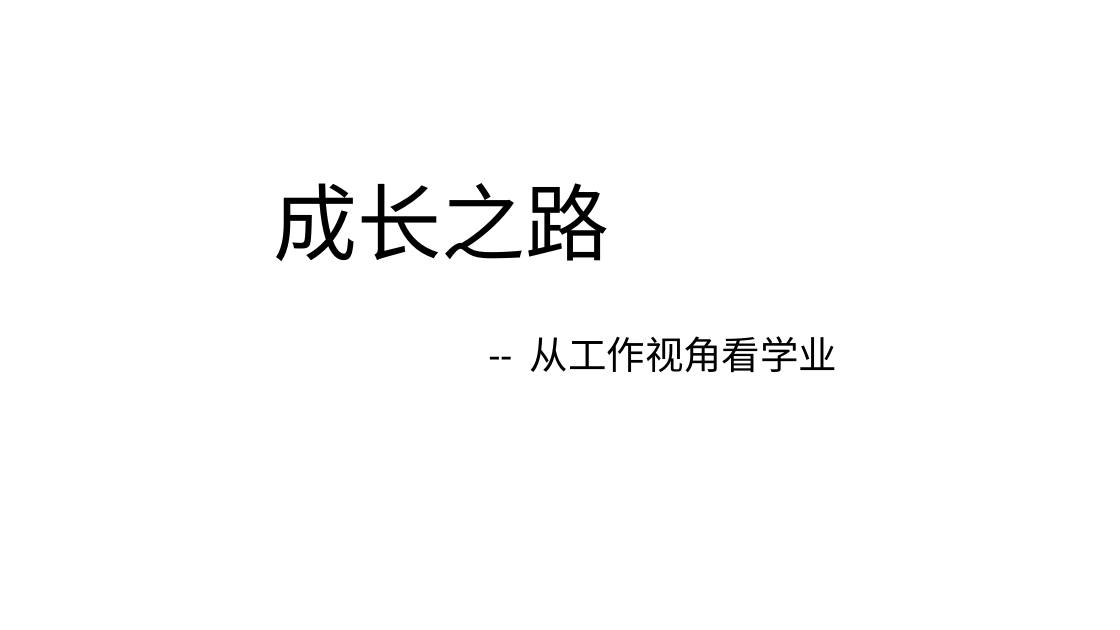
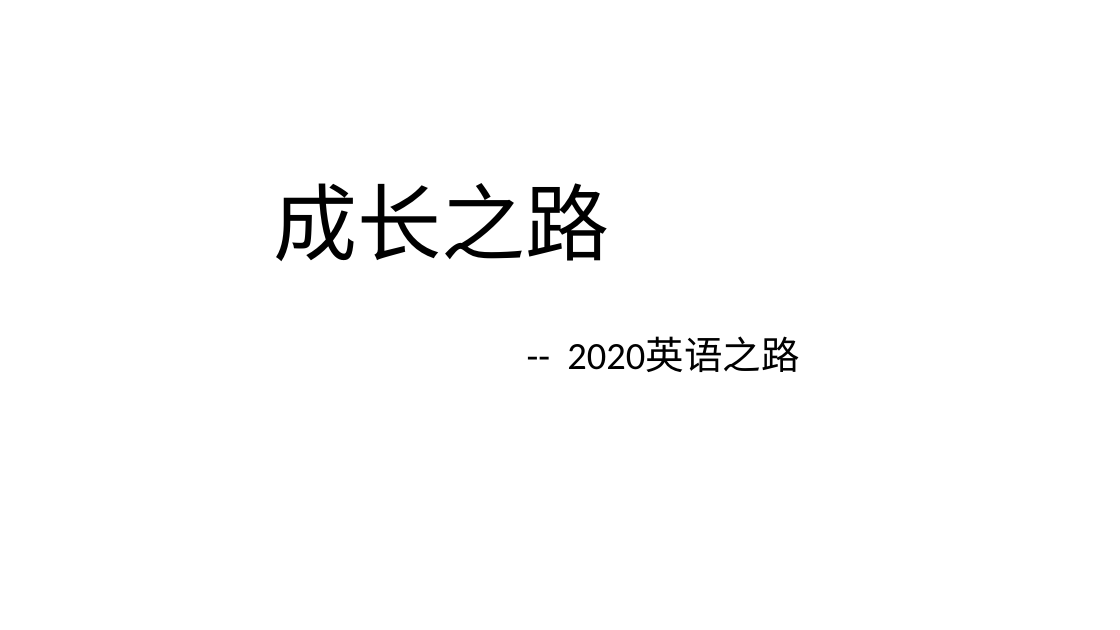
Before and after one commit to Kate-liu/Coder-Working, a slide deck: slide 1 of 9-Self article/标题Deno.pptx. Drawn at 1120x630 pixels with LibreOffice and Linux fonts; fonts in the diff are those of the drawing. Boxes give left, top, right and bottom in pixels: in the first picture for what was removed or moved away, otherwise in the second. Text is boxed around its words. In the diff, an @@ line names an element or a change of style, - is before the commit and + after.

```diff
--- a/9-Self article/标题Deno.pptx
+++ b/9-Self article/标题Deno.pptx
@@ subtitle at <box>567,337,799,372</box>: text changed @@
--- 从工作视角看学业
+-- 2020英语之路
```
Also in this commit, not shown: 2 other files.
